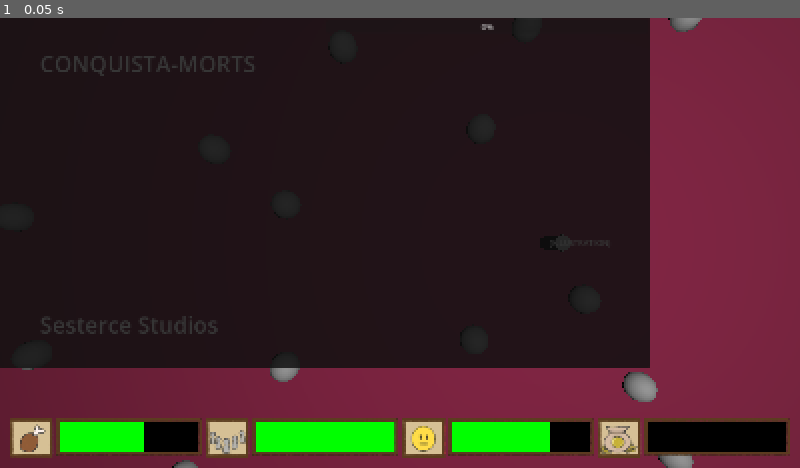
Above: before the commit, frame 1.
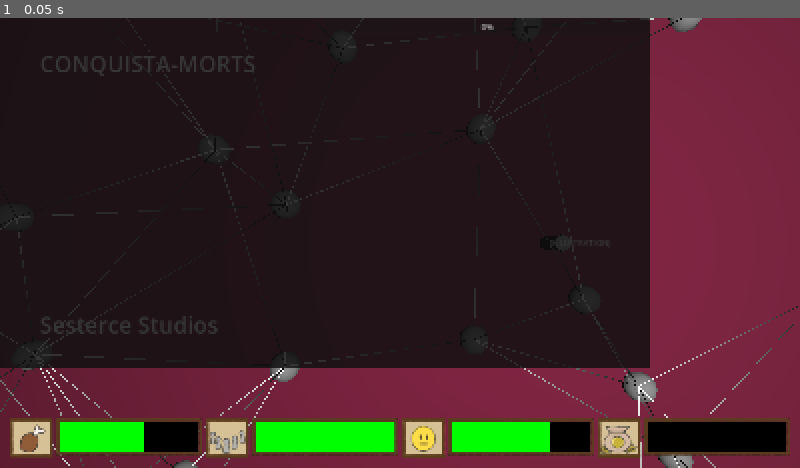
Above: after the commit, the same moment.

Repository: Xamora64/conquista-mort
Game: Godot game, scene res://scenes/main.tscn
The game is run twice, just before and just after one commit, with the same random seed, the same clock (stepped at 60 frames per second) and the same inputs. Sound files missing from this copy of the repository are replaced by a short silence.
Inputs:
- Up to frame 1 (0.05 s): no input

The runs differ from the first frame. In frame 1, 0.8% of the frame differs, in the area x 0-100%, y 0-100%.
Error before the commit: Parse Error: Could not find type "Event" in the current scope. (res://scripts/path.gd:4)

Commit message:
forget rename

Diff:
--- a/scripts/path.gd
+++ b/scripts/path.gd
@@ -1,14 +1,14 @@
 class_name PathDraw
 extends Node3D
 
-@export var event_from: Event
-@export var event_to: Event
+@export var place_from: Place
+@export var place_to: Place
 
 @onready var line: Line2D = $Line2D
 
-func with_values(event_from: Event, event_to: Event):
-	self.event_from = event_from
-	self.event_to = event_to
+func with_values(place_from: Place, place_to: Place):
+	self.place_from = place_from
+	self.place_to = place_to
 
 	return self
 
@@ -17,10 +17,10 @@
 	pass
 
 func _process(_delta: float) -> void:
-	if not is_instance_valid(event_from) or not is_instance_valid(event_to):
+	if not is_instance_valid(place_from) or not is_instance_valid(place_to):
 		return
 	var camera = get_viewport().get_camera_3d()
 	line.points = PackedVector2Array([
-		camera.unproject_position(event_from.global_position),
-		camera.unproject_position(event_to.global_position),
+		camera.unproject_position(place_from.global_position),
+		camera.unproject_position(place_to.global_position),
 	])
